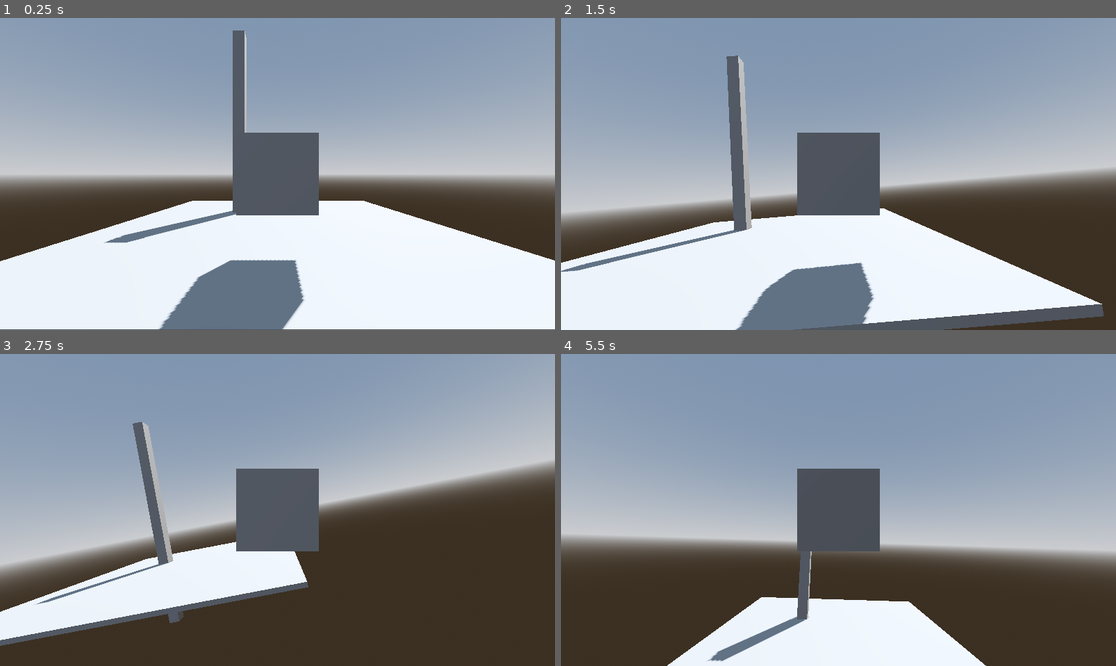
Above: before the commit, frames 1-4 (two rows, left to right).
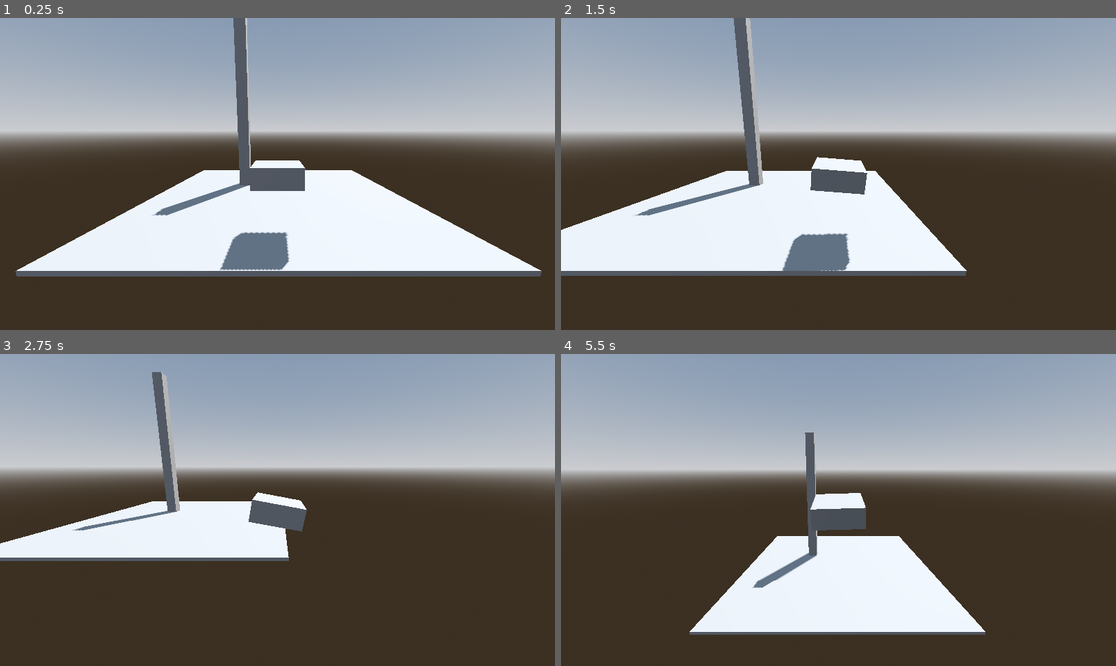
Above: after the commit, the same moments.

Repository: j-ramljak/Dron.co
Game: Godot game, scene res://Scenes/main.tscn
Same seed, same stepped clock (60 frames per second), same inputs: the game is played once before the commit and once after it.
Inputs:
- Up to frame 1 (0.25 s): no input
- Up to frame 2 (1.5 s): hold Right (go_right) 0.53-1.28 s; tap Up (go_front) at 0.6, 1.35 s; hold Down (go_back) from 1.28 s (still down)
- Up to frame 3 (2.75 s): release Down (go_back) at 2.03 s; hold Right (go_right) from 2.03 s (still down); tap Up (go_front) at 2.1 s
- Up to frame 4 (5.5 s): release Right (go_right) at 2.78 s; hold W (go_up) 2.78-3.53 s; tap Up (go_front) every 0.75 s from 2.85 to 5.1 s; hold Left (go_left) 3.53-5.03 s; hold Down (go_back) from 5.03 s (still down)

The runs differ from the first frame. In frame 1, 55% of the frame differs, in the area x 0-100%, y 0-100%; in frame 2, 62%; in frame 3, 40%; in frame 4, 60%.

Commit message:
Smooth camera

Diff:
--- /dev/null
+++ b/Scenes/camera_controller.gd
@@ -0,0 +1,28 @@
+extends Node3D
+
+@export var CAMERA_SMOOTHNESS = 1.5
+@export var MAX_SIDE_ANGLE = PI/6
+@export var TILT_STRENGTH = 0.01
+@export var MAX_TILT_UP = deg_to_rad(20)
+@export var MAX_TILT_DOWN = deg_to_rad(90)
+
+@onready var drone = get_parent()
+
+func _process(delta):
+	position = drone.position
+
+	# If the camera rotation is too far out to the side, make it faster come to the center
+	var y_angle_diff = angle_difference(rotation.y, drone.rotation.y)
+	if abs(y_angle_diff) > MAX_SIDE_ANGLE:
+		#rotation.y = clamp(rotation.y, drone.rotation.y - MAX_SIDE_ANGLE, drone.rotation.y + MAX_SIDE_ANGLE)
+		if y_angle_diff > 0:
+			rotation.y = lerp_angle(rotation.y, drone.rotation.y + MAX_SIDE_ANGLE, CAMERA_SMOOTHNESS * delta)
+		else:
+			rotation.y = lerp_angle(rotation.y, drone.rotation.y - MAX_SIDE_ANGLE, CAMERA_SMOOTHNESS * delta)
+
+	else:
+		rotation.y = lerp_angle(rotation.y, drone.rotation.y, CAMERA_SMOOTHNESS * delta)
+
+	# If player moves up, rotate camera below him so the player can see better upwards. Same for opposite direction
+	var target_pitch = clamp(drone.acceleration.y * TILT_STRENGTH, -MAX_TILT_DOWN, MAX_TILT_UP)
+	rotation.x = lerp_angle(rotation.x, target_pitch, CAMERA_SMOOTHNESS * delta)
--- a/Scenes/drone_body_3d.tscn
+++ b/Scenes/drone_body_3d.tscn
@@ -1,24 +1,34 @@
-[gd_scene load_steps=4 format=3 uid="uid://c8518p5fip7jw"]
+[gd_scene load_steps=6 format=3 uid="uid://c8518p5fip7jw"]
 
 [ext_resource type="Script" uid="uid://dxh6075hoaryl" path="res://Scenes/drone_player.gd" id="1_3aqr0"]
+[ext_resource type="Script" uid="uid://b88vb72lvdw38" path="res://Scenes/camera_controller.gd" id="2_7ixqd"]
 
 [sub_resource type="BoxMesh" id="BoxMesh_3aqr0"]
 
 [sub_resource type="ConvexPolygonShape3D" id="ConvexPolygonShape3D_4swba"]
 points = PackedVector3Array(0.4578707, 0.19807906, 0.01578243, -0.48873997, -0.09168735, -0.04518683, -0.47150937, -0.1 …(1109 unchanged characters)…
 
+[sub_resource type="SeparationRayShape3D" id="SeparationRayShape3D_7ixqd"]
+
 [node name="DroneBody3D" type="CharacterBody3D"]
 script = ExtResource("1_3aqr0")
 
 [node name="MeshInstance3D" type="MeshInstance3D" parent="."]
-transform = Transform3D(2.3912425, 0, 0, 0, 2.3912425, 0, 0, 0, 2.3912425, 0, 0, 0)
+transform = Transform3D(2.391, 0, 0, 0, 1, 0, 0, 0, 2.391, 0, 0, 0)
 mesh = SubResource("BoxMesh_3aqr0")
 
 [node name="CollisionShape3D" type="CollisionShape3D" parent="."]
 transform = Transform3D(2.3912425, 0, 0, 0, 2.3912425, 0, 0, 0, 2.3912425, 0, 0, 0)
 shape = SubResource("ConvexPolygonShape3D_4swba")
 
-[node name="Head" type="Node3D" parent="."]
+[node name="CameraController" type="Node3D" parent="."]
+top_level = true
+script = ExtResource("2_7ixqd")
 
-[node name="Camera3D" type="Camera3D" parent="Head"]
-transform = Transform3D(1, 0, 0, 0, 1, 0, 0, 0, 1, 0, 0, 7.1104097)
+[node name="SpringArm3D" type="SpringArm3D" parent="CameraController"]
+transform = Transform3D(1, 0, 0, 0, 0.9781476, 0.2079117, 0, -0.2079117, 0.9781476, 0, 0, 0)
+shape = SubResource("SeparationRayShape3D_7ixqd")
+spring_length = 10.0
+
+[node name="Camera3D" type="Camera3D" parent="CameraController/SpringArm3D"]
+transform = Transform3D(1, 0, 0, 0, 0.99999994, 0, 0, 0, 0.99999994, 0, 0, 9.999998)
--- a/Scenes/drone_player.gd
+++ b/Scenes/drone_player.gd
@@ -6,12 +6,10 @@
 @export var TILT_STRENGTH = 0.2
 @export var TILT_SMOOTHNESS = 4.0
 
-@onready var head = $Head
-@onready var camera = $Head/Camera3D
-
 var acceleration := Vector3.ZERO
 
 func _physics_process(delta: float) -> void:
+
 	# Movement
 	var input_dir := Input.get_vector("go_left", "go_right", "go_front", "go_back")
 	var direction := (transform.basis * Vector3(input_dir.x, 0, input_dir.y)).normalized()
Not shown, added: Scenes/camera_controller.gd.uid
